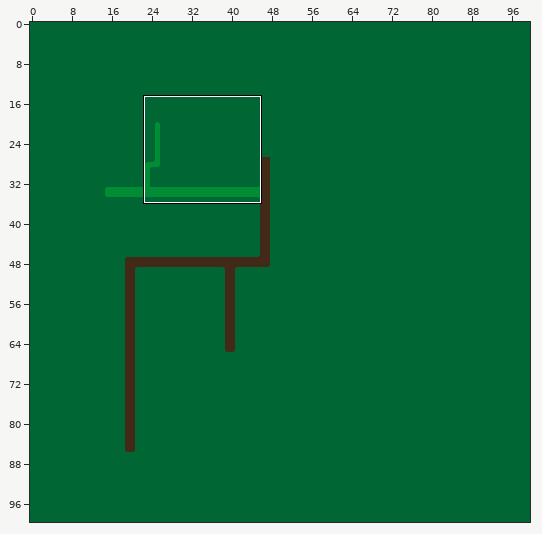
Tiled map, stored at fff-design.tmx. The first picture is a wide view before the edit; the outline marks the close-up.
Close-up. Earlier state:
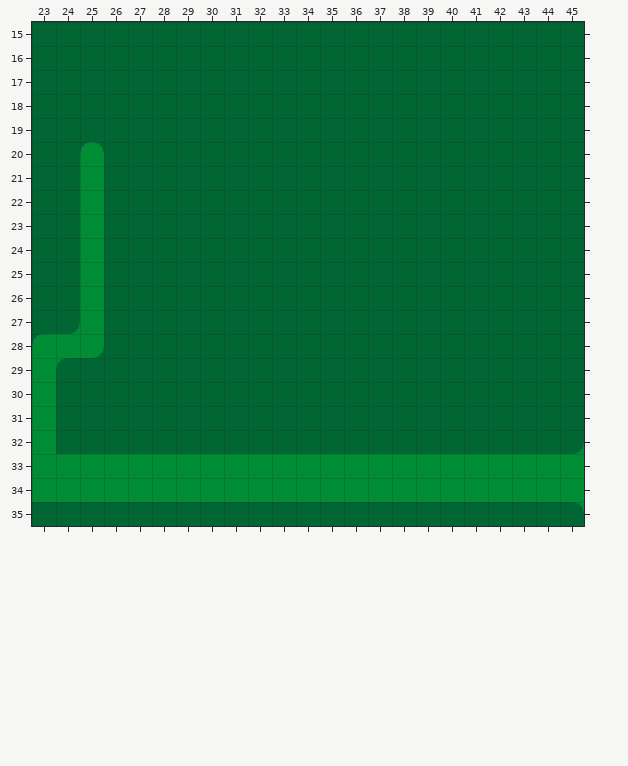
Cells are 32x32 px. Shown: x 23..45, y 15..35. The commit also changed other parts of the map, which this record leaves out.
After the commit:
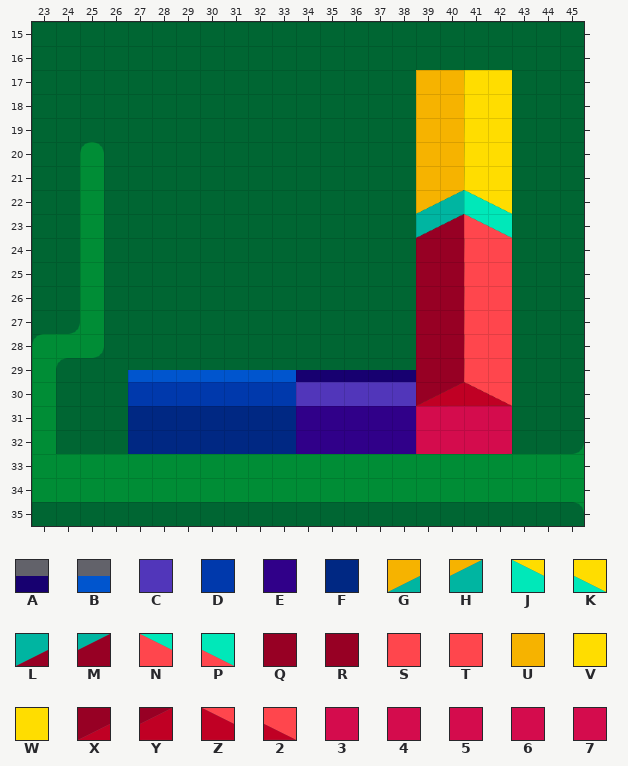
Key: from "houeses-fff": A 20, B 21, C 40, D 41, E 60, F 61, G 108, H 109, J 110, K 111, L 128, M 129, N 130, P 131, Q 284, R 285, S 286, T 287, U 296, V 298, W 299, X 324, Y 325, Z 326, 2 327, 3 344, 4 345, 5 346, 6 347, 7 367.
_ is an empty cell.
Tiles of an added or newly shown layer are drawn over the layers below it.
The author wrote: house tileset
Diff:
Layer "houses" (added):
Tile 2 is added in row 30 at x 42.
Tile 3 is added in row 31 at x 39.
Tile 4 is added in row 31 at x 40.
Tile 5 is added in row 31 at x 41; in row 32 at x 39 to 41.
Tile 6 is added in row 31 at x 42.
Tile 7 is added in row 32 at x 42.
Tile A is added in row 29 at x 34 to 38.
Tile B is added in row 29 at x 27 to 33.
Tile C is added in row 30 at x 34 to 38.
Tile D is added in row 30 at x 27 to 33.
Tile E is added in rows 31 to 32 at x 34 to 38.
Tile F is added in rows 31 to 32 at x 27 to 33.
Tile G is added in row 22 at x 39.
Tile H is added in row 22 at x 40.
Tile J is added in row 22 at x 41.
Tile K is added in row 22 at x 42.
Tile L is added in row 23 at x 39.
Tile M is added in row 23 at x 40.
Tile N is added in row 23 at x 41.
Tile P is added in row 23 at x 42.
Tile Q is added in rows 24 to 29 at x 39.
Tile R is added in rows 24 to 29 at x 40.
Tile S is added in rows 24 to 29 at x 41.
Tile T is added in rows 24 to 29 at x 42.
Tile U is added in rows 17 to 21 at x 39 to 40.
Tile V is added in rows 17 to 21 at x 41.
Tile W is added in rows 17 to 21 at x 42.
Tile X is added in row 30 at x 39.
Tile Y is added in row 30 at x 40.
Tile Z is added in row 30 at x 41.
Pixel boxes of the changes (left, top, right, bottom) in both close-ups:
added: (128, 70, 512, 454)
